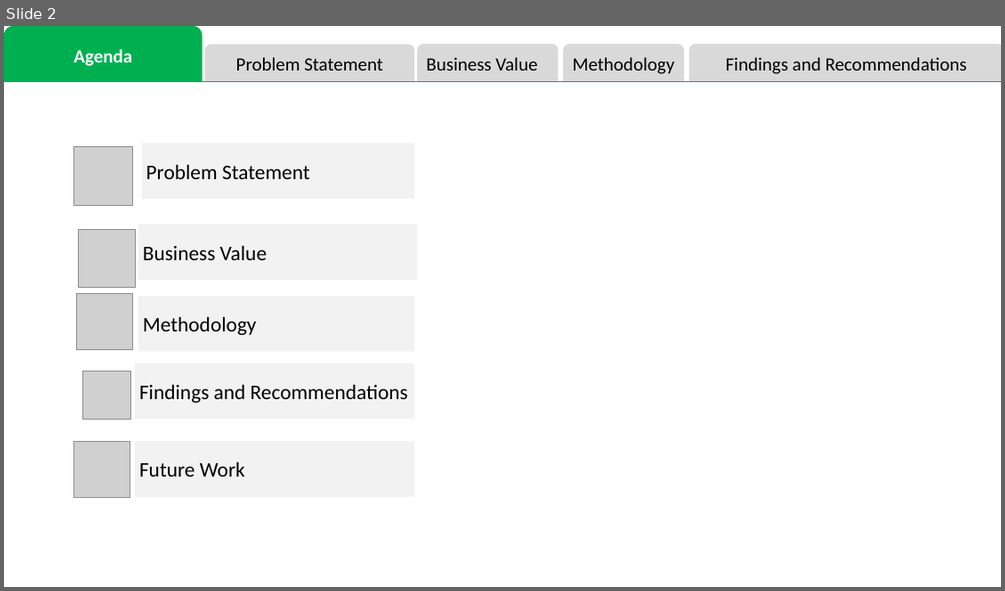
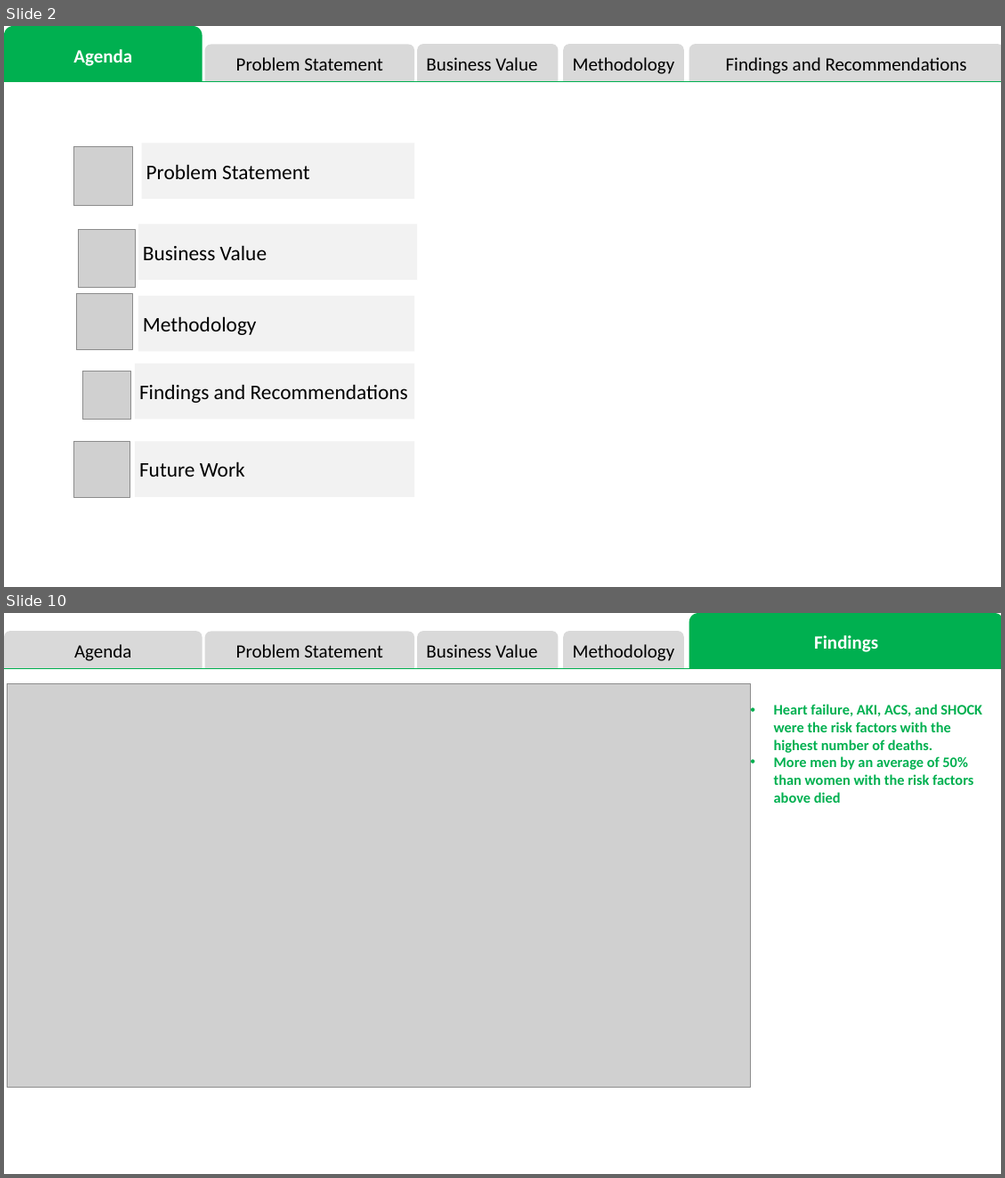
Before and after one commit to gabinuss/Cardio-Insights, a slide deck: Project-2/PRESENTATION.pptx. Shown one above the other, each under a label of ours: slide 2 before the commit, slides 2 and 10 after it; the slides between them are not shown. The pictures are 1005x591 and 1005x1178 pixels, drawn with LibreOffice and Linux fonts; fonts in the diff are those of the drawing; grey boxes stand for pictures. Boxes give left, top, right and bottom in pixels: in the first picture for what was removed or moved away, otherwise in the second. Text is boxed around its words. In the diff, an @@ line names an element or a change of style, - is before the commit and + after.

```diff
--- a/Project-2/PRESENTATION.pptx
+++ b/Project-2/PRESENTATION.pptx
@@ slide 10 added at bbox=[4, 613, 1001, 1174], background #FFFFFF @@
@@ round same rect added at bbox=[4, 631, 202, 668], fill #D9D9D9, 18 pt, text #000000 @@
+Agenda
@@ round same rect added at bbox=[205, 631, 414, 668], fill #D9D9D9, 18 pt, text #000000 @@
+Problem Statement
@@ round same rect added at bbox=[418, 631, 558, 668], fill #D9D9D9, 18 pt, text #000000 @@
+Business Value
@@ round same rect added at bbox=[563, 631, 684, 668], fill #D9D9D9, 18 pt, text #000000 @@
+Methodology
@@ round same rect added at bbox=[689, 613, 1001, 668], fill #00B050, 18 pt, text #FFFFFF, bold @@
+Findings
@@ line added from (4, 668) to (1001, 668), #00B050 0.5 pt @@
@@ picture added at bbox=[7, 683, 751, 1086] @@
@@ text added at bbox=[774, 704, 982, 803], 14 pt, text #00B050, bold @@
+• Heart failure, AKI, ACS, and SHOCK were the risk factors with the highest number of deaths.
+• More men by an average of 50% than women with the risk factors above died
@@ rectangle added at bbox=[816, 1126, 1001, 1174], fill #FFFFFF @@
```
Also in this commit, not shown: 9 slides changed, 3 other slides added, 1 other file.
